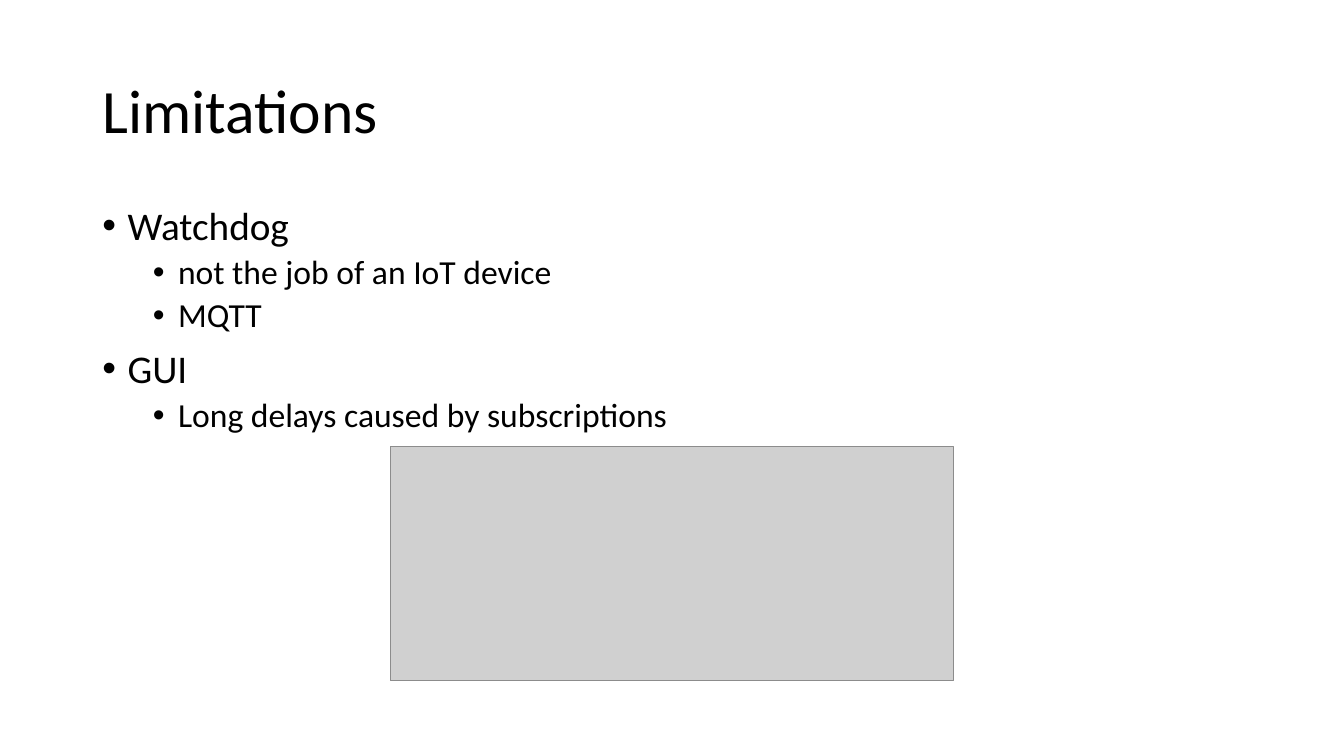
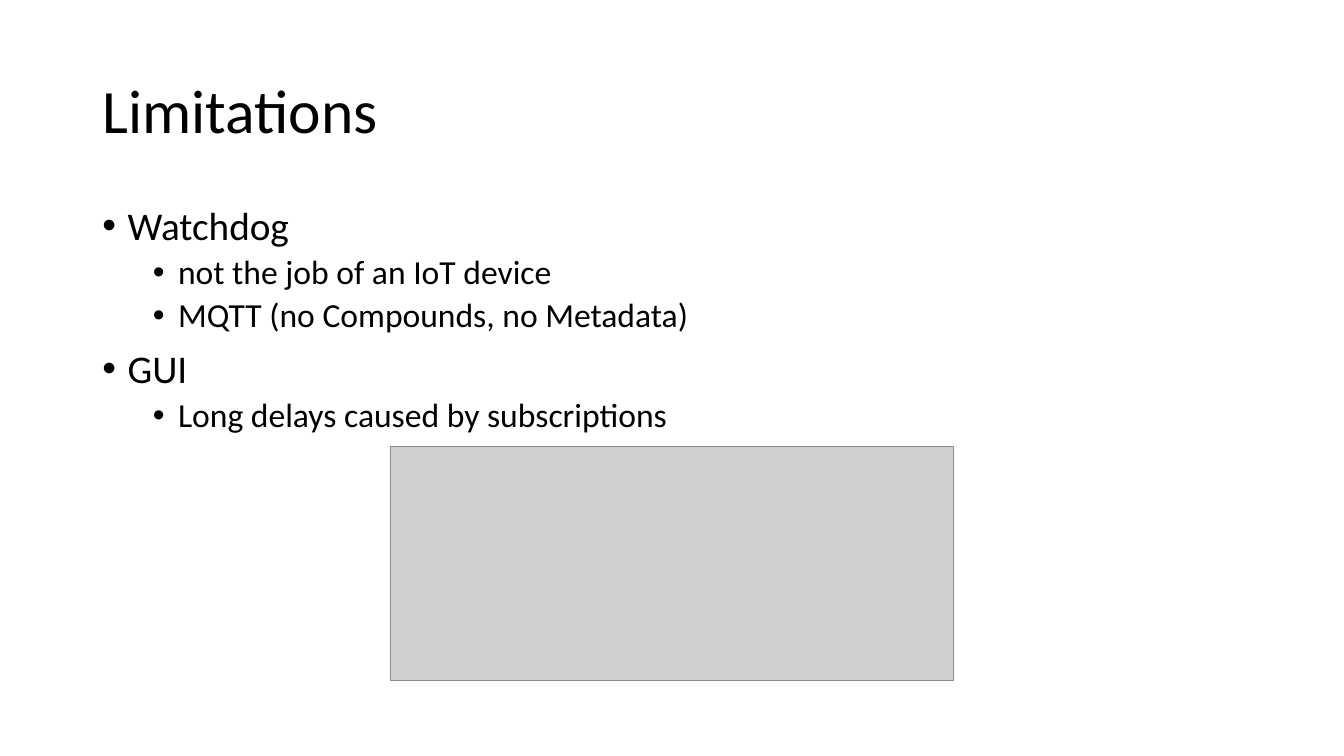
Before and after one commit to lfao/smartsystems, a slide deck: slide 7 of Prac1/Presentation.pptx. Drawn at 1344x756 pixels with LibreOffice and Linux fonts; fonts in the diff are those of the drawing; grey boxes stand for pictures. Boxes give left, top, right and bottom in pixels: in the first picture for what was removed or moved away, otherwise in the second. Text is boxed around its words. In the diff, an @@ line names an element or a change of style, - is before the commit and + after.

Commit message:
modified the presentation

```diff
--- a/Prac1/Presentation.pptx
+++ b/Prac1/Presentation.pptx
@@ text at [178,302,688,333]: text changed @@
-  • MQTT
+  • MQTT (no Compounds, no Metadata)
```
Also in this commit, not shown: 1 other slide changed, 1 other file.
